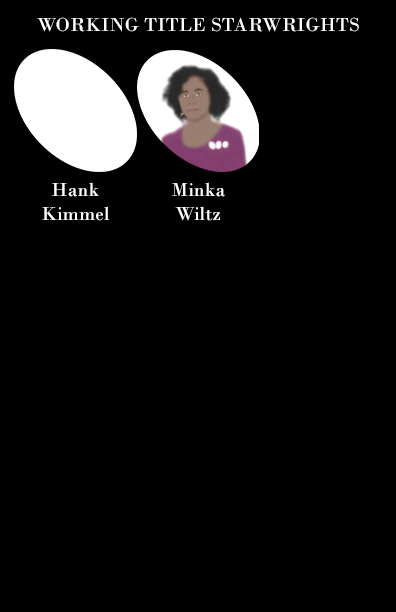
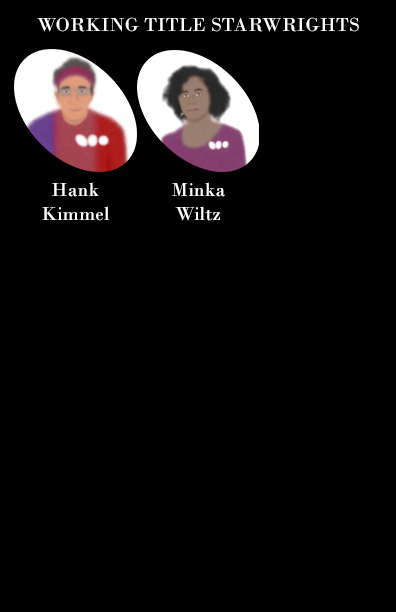
Before/after of a 396 × 612 layered artwork. What changed in the layer stack:
added layer "kimmel_hank" in group "ellipses 1" over [left=14, top=49, right=137, bottom=172]
hid "ellipse 1" (1st of 18, in "ellipses 1") over [left=14, top=49, right=137, bottom=172]
